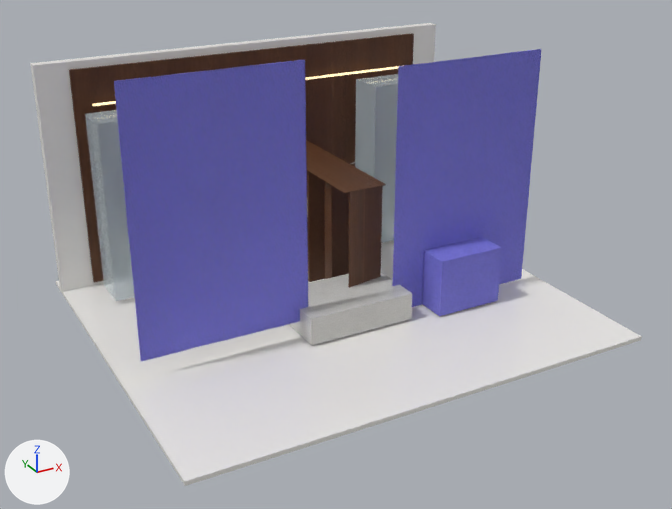
Two versions of the glTF model public/assets/3d-templates/models/movel-design-autoral.glb, one commit apart.
Camera for both pictures: a 50 mm camera at (-4.91, -9.05, 5.22) aimed at (-0.05, -0.21, 0.8). The axes (+X, +Y, +Z) are drawn at lower left. The lights are the same throughout. The picture after the commit comes second. Where no turn or scale is listed for an object, it has been applied to the vertices. Vertices at exactly the same position are counted once.

The first picture shows 'node_ceramica_acetinada', 'node_fita_led_2700k', 'node_madeira_deck_natural', 'node_pedra_bancada_clearcoat', 'node_tecido_juta_linho', 'node_vidro_pele_de_vidro'.
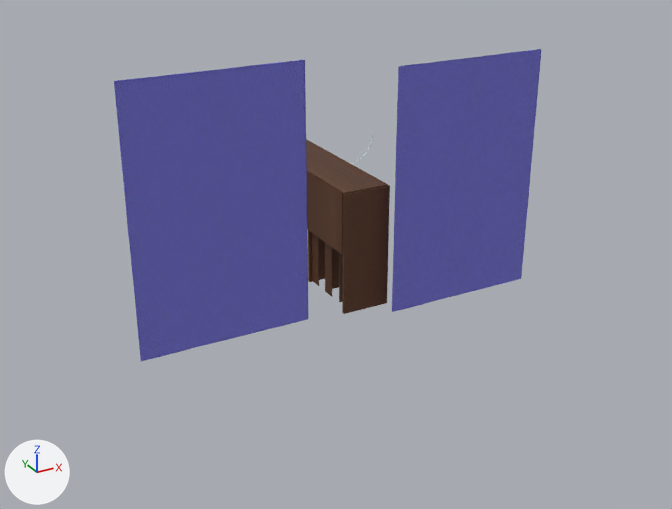
Where the newer file only moved an object's origin or applied its transform, the numbers keep the older frame.

Pixel boxes (x1, y1, x2, y2) of what changed, in the pictures (672 x 509 px):
'node_ceramica_acetinada', deleted: before (30, 23, 642, 486)
'node_madeira_deck_natural', reshaped: before (69, 33, 414, 288); after (306, 139, 390, 314)
'node_vidro_pele_de_vidro', reshaped (mostly hidden afterwards): before (85, 74, 398, 301); after (350, 133, 374, 164)
'node_pedra_bancada_clearcoat', deleted: before (289, 214, 412, 346)
'node_fita_led_2700k', deleted: before (92, 65, 404, 106)
part 1 of me_mesh_madeira_deck_natural, added: after (312, 233, 319, 286)
part 2 of me_mesh_madeira_deck_natural, added (brown): after (342, 185, 390, 314)
part 3 of me_mesh_madeira_deck_natural, added: after (339, 253, 342, 302)
part 4 of me_mesh_madeira_deck_natural, added (mostly hidden): after (341, 194, 343, 301)
part 5 of me_mesh_madeira_deck_natural, added (brown): after (307, 172, 342, 254)
part 6 of me_mesh_madeira_deck_natural, deleted (brown): before (69, 33, 414, 283)
part 7 of me_mesh_madeira_deck_natural, built on: before (306, 140, 386, 193); after (306, 139, 388, 253)
part 8 of me_mesh_tecido_juta_linho, deleted (blue): before (422, 237, 502, 316)
part 9 of me_mesh_vidro_pele_de_vidro, deleted: before (85, 110, 135, 301)
part 10 of me_mesh_vidro_pele_de_vidro, deleted: before (355, 74, 398, 243)

Patch to the scene script:
```diff
--- a/public/assets/3d-templates/models/movel-design-autoral.glb.py
+++ b/public/assets/3d-templates/models/movel-design-autoral.glb.py
@@ me_mesh_madeira_deck_natural @@
-me_mesh_madeira_deck_natural.from_pydata(...)  # 184 vertices, 336 faces; spans x -2.4..2.4, y -1.49..1.49, z -1.38..1.38
+me_mesh_madeira_deck_natural.from_pydata(...)  # 400 vertices, 748 faces; spans x -0.61..0.61, y -1.52..1.5, z -1.38..0.16
+# me_mesh_madeira_deck_natural part 1: the loose piece of 56 vertices spanning x 0.09..0.1, y -1.06..-0.88, z -1.37..0.13 is copied, and the copy is moved by (0.0, 0.35, 0.0); it spans x 0.09..0.1, y -0.71..-0.53, z -1.37..0.13
+# me_mesh_madeira_deck_natural part 2: the loose piece of 56 vertices spanning x 0.05..0.6, y -0.52..-0.48, z -1.38..0.15 is copied, and the copy is scaled about its middle by (1.12, 1, 1), then moved by (-0.02, -1.0, 0.0); it spans x 0.0..0.61, y -1.52..-1.48, z -1.38..0.15
+# me_mesh_madeira_deck_natural part 3: the loose piece of 16 vertices spanning x 0.1..0.59, y -1.48..-1.37, z -1.37..0.15 is copied, and the copy is moved by (0.0, 0.23, 0.0); it spans x 0.1..0.59, y -1.25..-1.14, z -1.37..0.15
+# me_mesh_madeira_deck_natural part 4: the loose piece of 8 vertices spanning x 0.11..0.58, y -1.47..-1.38, z -1.36..0.14 is copied, and the copy is moved by (0.0, 0.23, 0.0); it spans x 0.11..0.58, y -1.24..-1.15, z -1.36..0.14
+# me_mesh_madeira_deck_natural part 5: a new loose piece, a box spanning x -0.0088..-0.0038, y -1.4775..1.4775, z -0.6078..0.1563, in mat_madeira_deck_natural
+# me_mesh_madeira_deck_natural part 6: the loose piece of 8 vertices spanning x -2.4..2.4, y 0.78..0.82, z -1.37..1.38 is deleted
+# me_mesh_madeira_deck_natural part 7: 6 vertices moved within x 0.01..0.58, y -1.49..1.49, z 0.13..0.16; 2 vertices removed from x 0.09, y -1.05..-0.88, z 0.13; 18 vertices added at x 0.0..0.6, y -1.5..1.5, z 0.13..0.16
+# other edits to the shape of me_mesh_madeira_deck_natural do not show in these pictures
 me_mesh_madeira_deck_natural.materials.append(mat_madeira_deck_natural)
@@ me_mesh_vidro_pele_de_vidro @@
-me_mesh_vidro_pele_de_vidro.from_pydata(...)  # 1462 vertices, 3006 faces; spans x -2.31..2.31, y -0.29..0.29, z -1.12..1.12
+me_mesh_vidro_pele_de_vidro.from_pydata(...)  # 1446 vertices, 2982 faces; spans x 0.11..1.7, y 0.26..0.29, z -0.34..0.96
+# me_mesh_vidro_pele_de_vidro part 9: the loose piece of 8 vertices spanning x -2.31..-1.39, y -0.29..0.23, z -1.12..1.12 is deleted
+# me_mesh_vidro_pele_de_vidro part 10: the loose piece of 8 vertices spanning x 1.39..2.31, y -0.29..0.23, z -1.12..1.12 is deleted
+# other edits to the shape of me_mesh_vidro_pele_de_vidro do not show in these pictures
 me_mesh_vidro_pele_de_vidro.materials.append(mat_vidro_pele_de_vidro)
@@ me_mesh_tecido_juta_linho @@
-me_mesh_tecido_juta_linho.from_pydata(...)  # 864 vertices, 1600 faces; spans x -2.57..2.57, y -0.43..0.43, z -1.6..1.6
+me_mesh_tecido_juta_linho.from_pydata(...)  # 853 vertices, 1582 faces; spans x -2.57..2.57, y -0.06..-0.04, z -1.6..1.6
+# me_mesh_tecido_juta_linho part 8: the loose piece of 8 vertices spanning x 1.01..1.89, y -0.43..0.43, z -1.59..-0.87 is deleted
+# other edits to the shape of me_mesh_tecido_juta_linho do not show in these pictures
 me_mesh_tecido_juta_linho.materials.append(mat_tecido_juta_linho)
@@ ob_node_ceramica_acetinada @@
-ob_node_ceramica_acetinada = bpy.data.objects.new('node_ceramica_acetinada', me_mesh_ceramica_acetinada)
@@ ob_node_pedra_bancada_clearcoat @@
-ob_node_pedra_bancada_clearcoat = bpy.data.objects.new('node_pedra_bancada_clearcoat', me_mesh_pedra_bancada_clearcoat)
@@ ob_node_fita_led_2700k @@
-ob_node_fita_led_2700k = bpy.data.objects.new('node_fita_led_2700k', me_mesh_fita_led_2700k)
```
